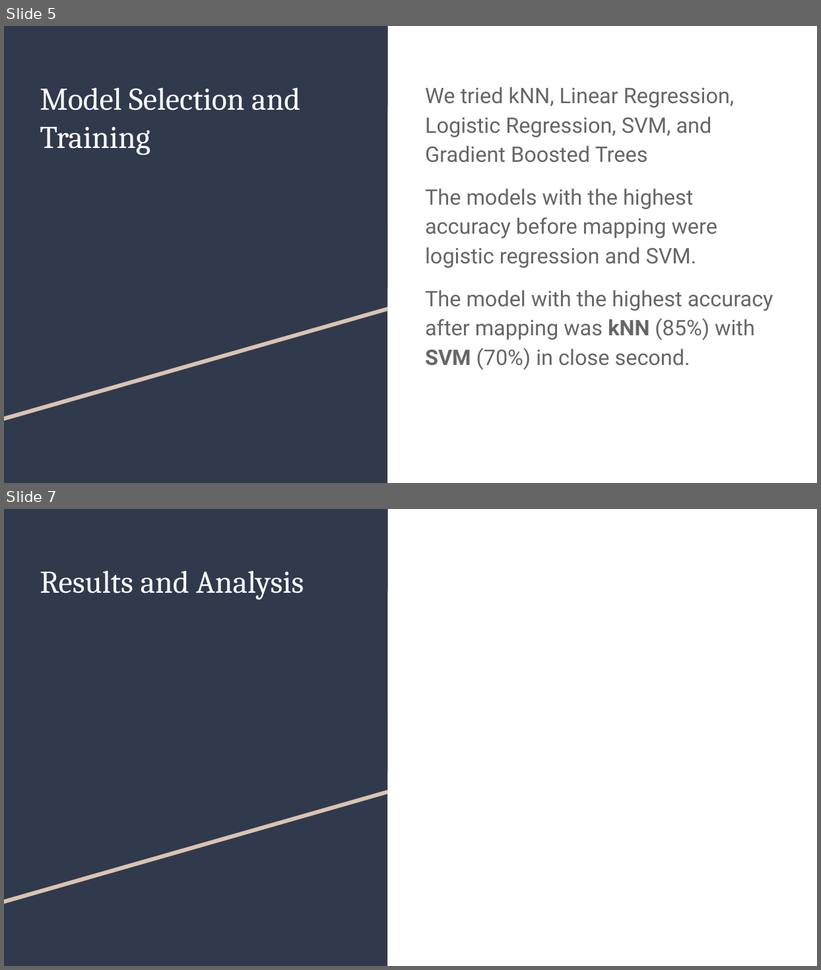
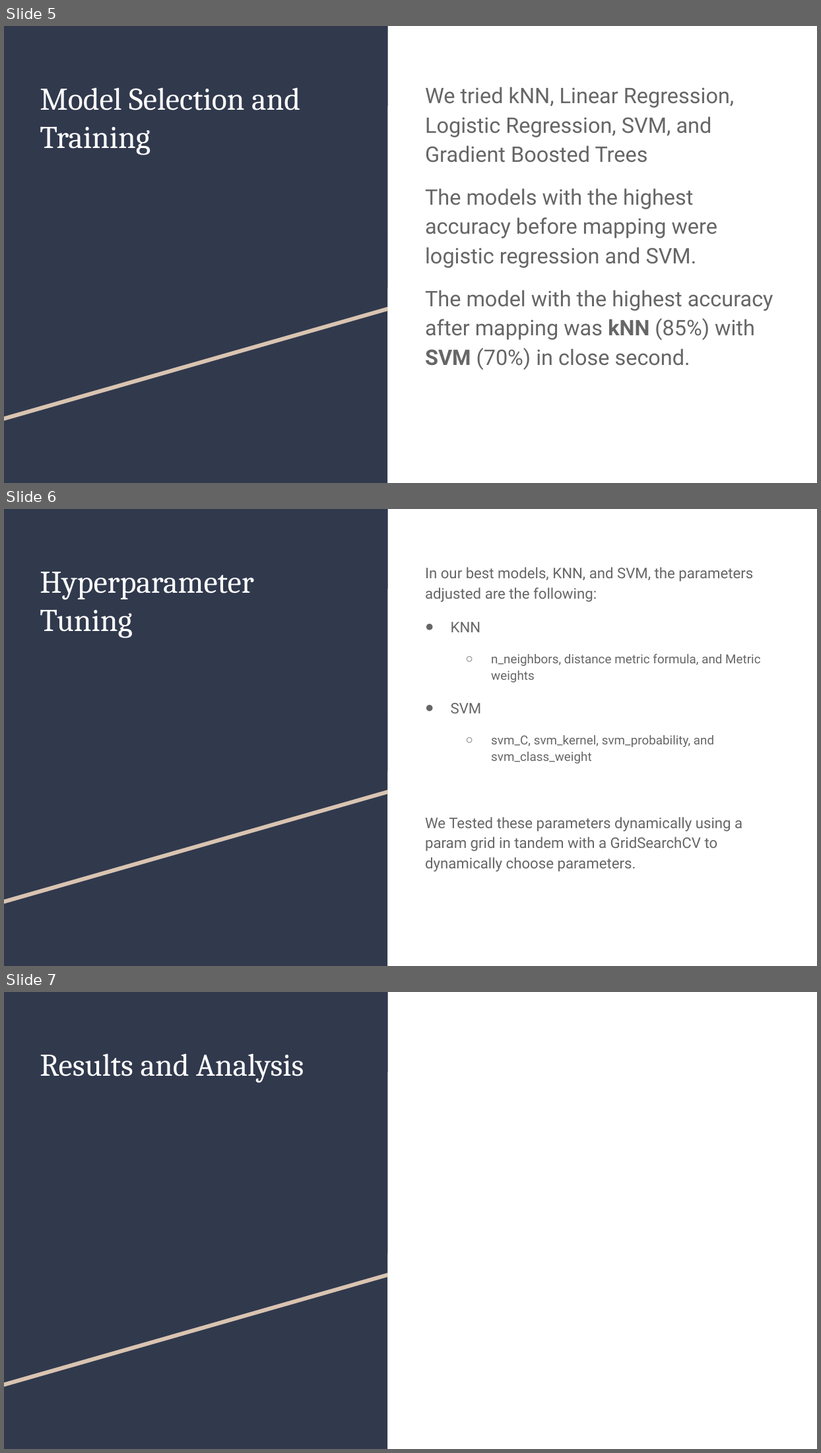
Before and after one commit to dylondark/aml-project3, a slide deck: AML Project 3.pptx. Shown one above the other, each under a label of ours: slides 5 and 7 before the commit, slides 5, 6 and 7 after it; the slides between them are not shown. The pictures are 821x970 and 821x1453 pixels, drawn with LibreOffice and Linux fonts; fonts in the diff are those of the drawing. Boxes give left, top, right and bottom in pixels: in the first picture for what was removed or moved away, otherwise in the second. Text is boxed around its words. In the diff, an @@ line names an element or a change of style, - is before the commit and + after.

Commit message:
Finished slide 6

```diff
--- a/AML Project 3.pptx
+++ b/AML Project 3.pptx
@@ slide 6 added at [4,509,817,966], background #FFFFFF; not listed: 3 template elements that a slide beside it also shows @@
@@ text added at [425,567,760,872], 13 pt, text #666666 @@
+In our best models, KNN, and SVM, the parameters adjusted are the following:
+● KNN
+  ○ n_neighbors, distance metric formula, and Metric weights
+● SVM
+  ○ svm_C, svm_kernel, svm_probability, and svm_class_weight
+We Tested these parameters dynamically using a param grid in tandem with a GridSearchCV to dynamically choose parameters.
@@ title added at [40,572,253,638], 28 pt, text #FFFFFF @@
+Hyperparameter Tuning
```
Also in this commit, not shown: 1 slide removed.
